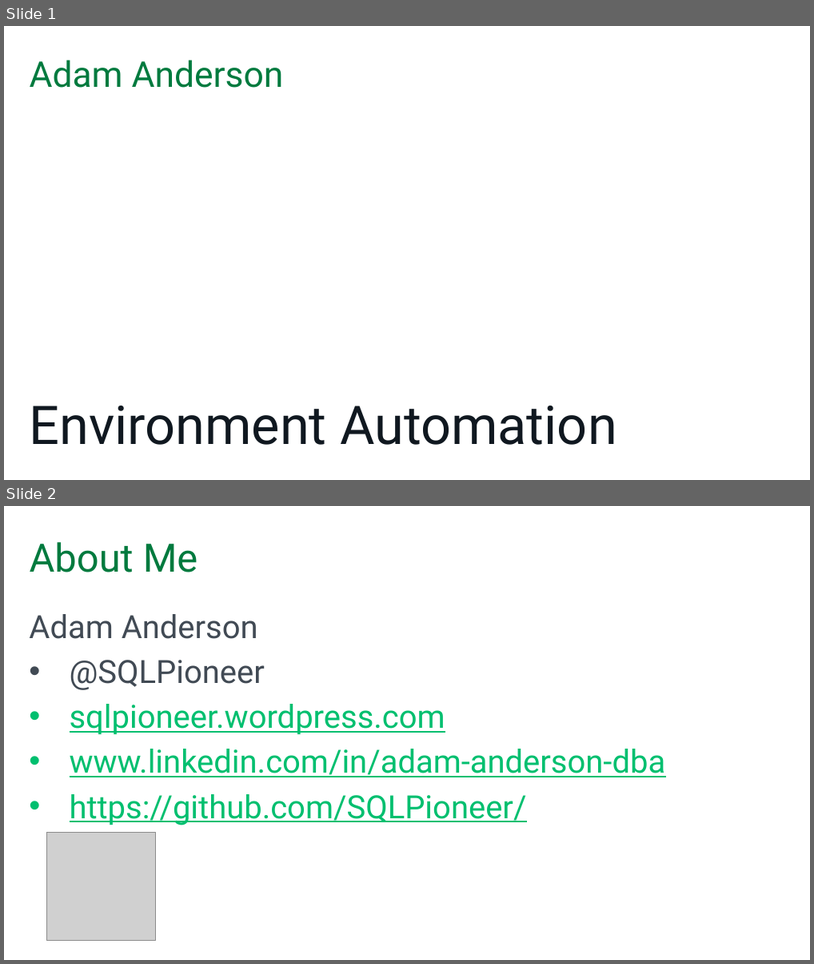
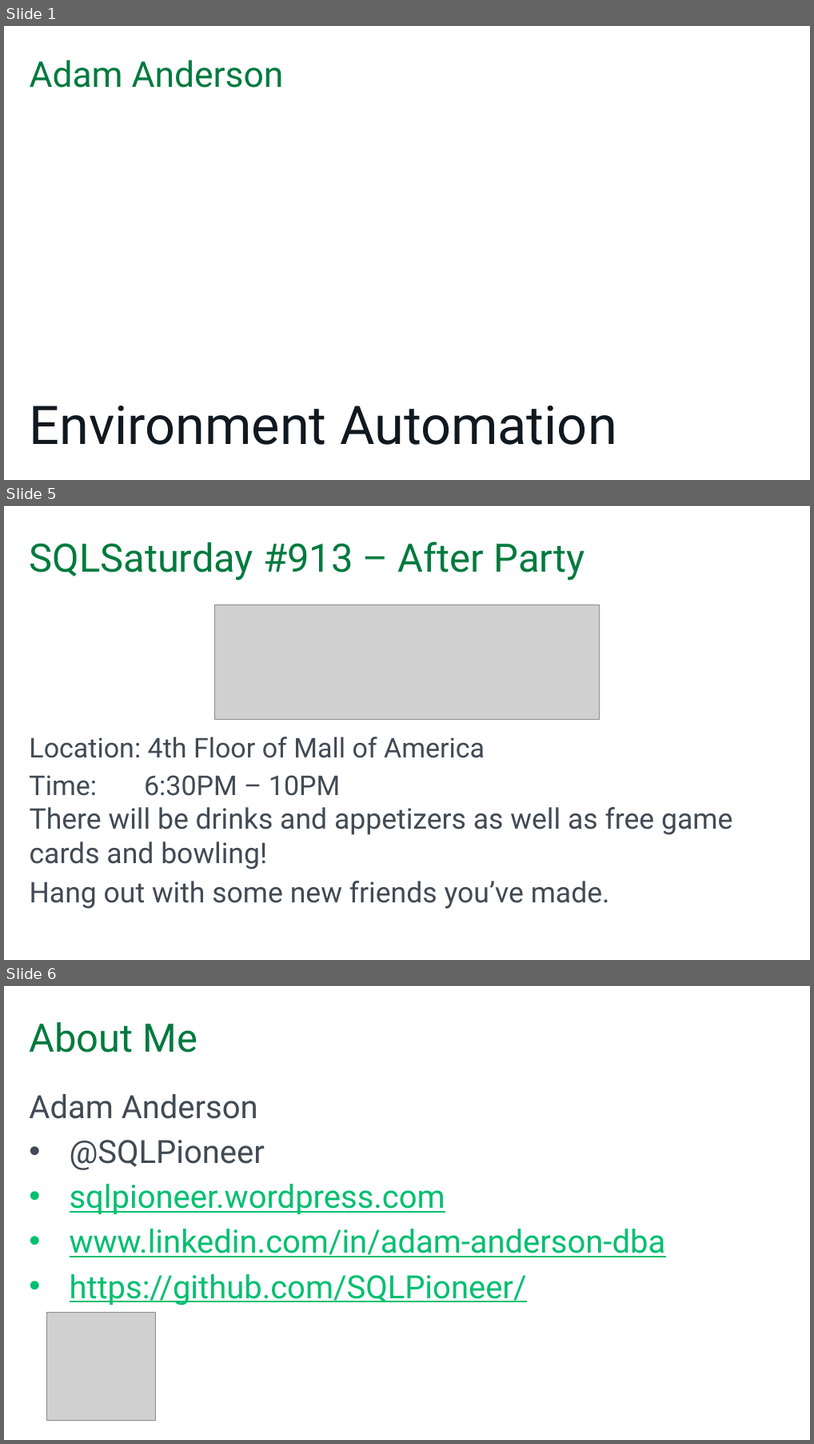
Before and after one commit to SQLPioneer/Presentations, a slide deck: Automation/EnvironmentAutomation.pptx. Shown one above the other, each under a label of ours: slides 1 and 2 before the commit, slides 1, 5 and 6 after it; the slides between them are not shown. The pictures are 814x964 and 814x1444 pixels, drawn with LibreOffice and Linux fonts; fonts in the diff are those of the drawing; grey boxes stand for pictures; background and template pictures are left out. Boxes give left, top, right and bottom in pixels: in the first picture for what was removed or moved away, otherwise in the second. Text is boxed around its words. In the diff, an @@ line names an element or a change of style, - is before the commit and + after.

```diff
--- a/Automation/EnvironmentAutomation.pptx
+++ b/Automation/EnvironmentAutomation.pptx
@@ slide 5 added at box(4, 506, 810, 960), background #FFFFFF @@
@@ title added at box(30, 542, 585, 580), 44 pt, text #007A3E @@
+SQLSaturday #913 – After Party
@@ picture added at box(214, 604, 600, 719) @@
@@ text added at box(29, 736, 485, 796), 30.6 pt, text #414A54 @@
+Location: 4th Floor of Mall of America
+Time: 6:30PM – 10PM
@@ text added at box(30, 807, 733, 908), 32 pt, text #414A54 @@
+There will be drinks and appetizers as well as free game cards and bowling!
+Hang out with some new friends you’ve made.
@@ what was slide 2 is now slide 6 @@
```
Also in this commit, not shown: 3 slides changed, 20 other slides added.
